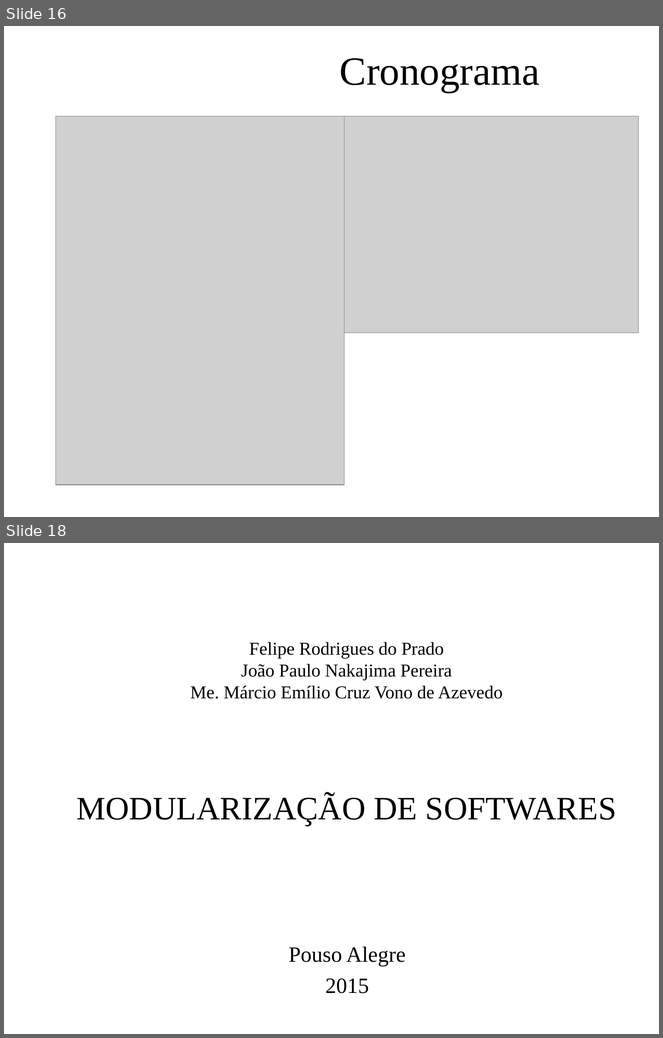
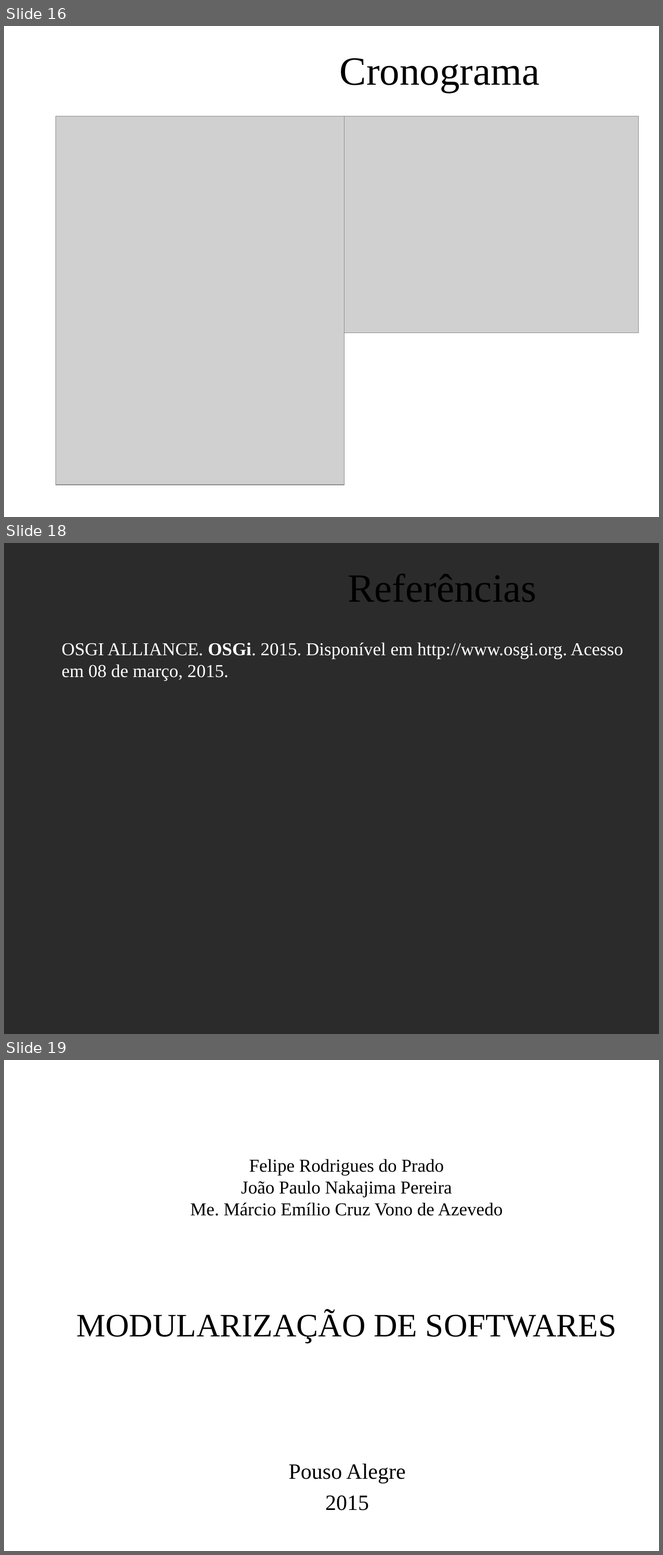
Before and after one commit to feliperodriguesprado/tcc_repository, a slide deck: documents/life_cycle/qualificacao/qualificacao_slides.odp. Shown one above the other, each under a label of ours: slides 16 and 18 before the commit, slides 16, 18 and 19 after it; the slides between them are not shown. The pictures are 663x1038 and 663x1555 pixels, drawn with LibreOffice and Linux fonts; fonts in the diff are those of the drawing; grey boxes stand for pictures; background and template pictures are left out; a plain dark background stands for a picture behind light text. Boxes give left, top, right and bottom in pixels: in the first picture for what was removed or moved away, otherwise in the second. Text is boxed around its words. In the diff, an @@ line names an element or a change of style, - is before the commit and + after.

```diff
--- a/documents/life_cycle/qualificacao/qualificacao_slides.odp
+++ b/documents/life_cycle/qualificacao/qualificacao_slides.odp
@@ slide 18 added at [4, 543, 659, 1034], background picture (left out) @@
@@ title added at [348, 574, 537, 602], 44 pt, text #000000 @@
+Referências
@@ text added at [62, 642, 623, 681], 20 pt, text #FFFFFF @@
+OSGI ALLIANCE. OSGi. 2015. Disponível em http://www.osgi.org. Acesso em 08 de março, 2015.
@@ what was slide 18 is now slide 19 @@
```
Also in this commit, not shown: 6 slides changed, 1 other file.
